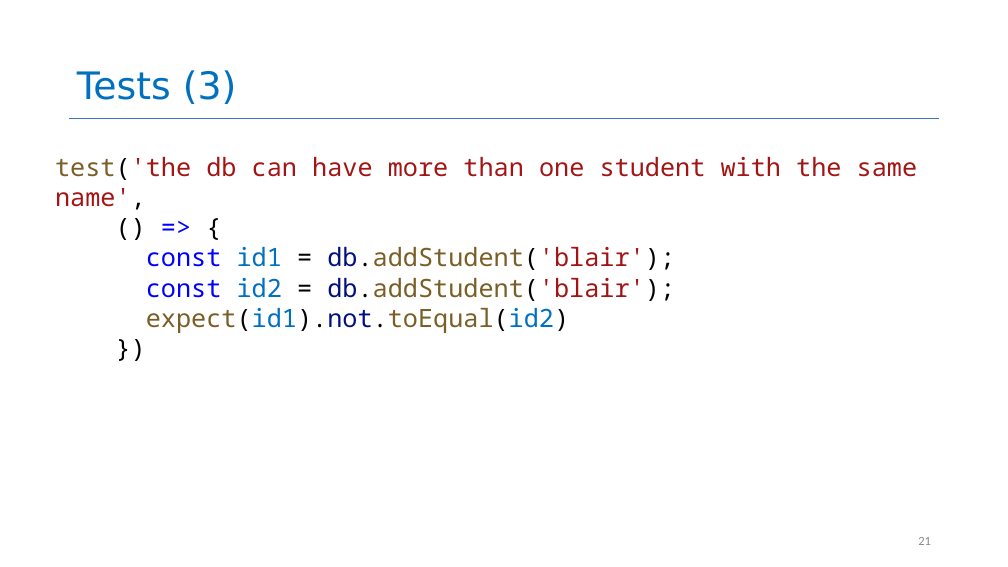
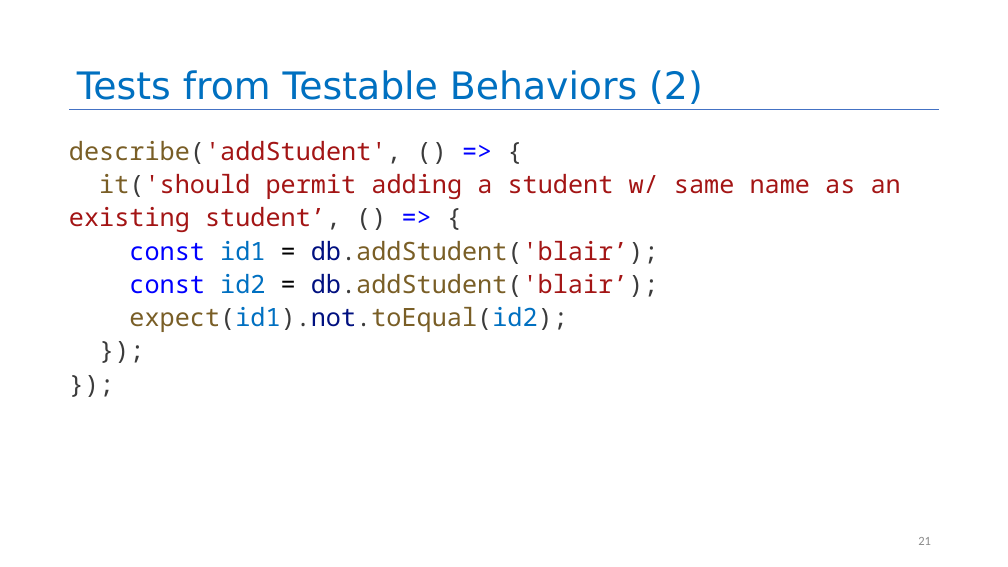
Before and after one commit to rimshaTest/CS4530-Spring-2026, a slide deck: slide 21 of Slides/Module 02.2 Test-Driven Development.pptx. Drawn at 1008x567 pixels with LibreOffice and Linux fonts; fonts in the diff are those of the drawing. Boxes give left, top, right and bottom in pixels: in the first picture for what was removed or moved away, otherwise in the second. Text is boxed around its words. In the diff, an @@ line names an element or a change of style, - is before the commit and + after.

```diff
--- a/Slides/Module 02.2 Test-Driven Development.pptx
+++ b/Slides/Module 02.2 Test-Driven Development.pptx
@@ title at <box>77,70,703,104</box>: text changed @@
-Tests (3)
+Tests from Testable Behaviors (2)
@@ line moved from (70, 118) - (939, 118) to (70, 110) - (939, 110) @@
@@ text at <box>69,141,901,332</box>: text changed @@
-test('the db can have more than one student with the same name',
-() => {
-const id1 = db.addStudent('blair');
-const id2 = db.addStudent('blair');
-expect(id1).not.toEqual(id2)
-})
+describe('addStudent', () => {
+it('should permit adding a student w/ same name as an existing student’, () => {
+const id1 = db.addStudent('blair’);
+const id2 = db.addStudent('blair’);
+expect(id1).not.toEqual(id2);
+});
+});
```
Also in this commit, not shown: 15 other slides changed, 1 other file.
